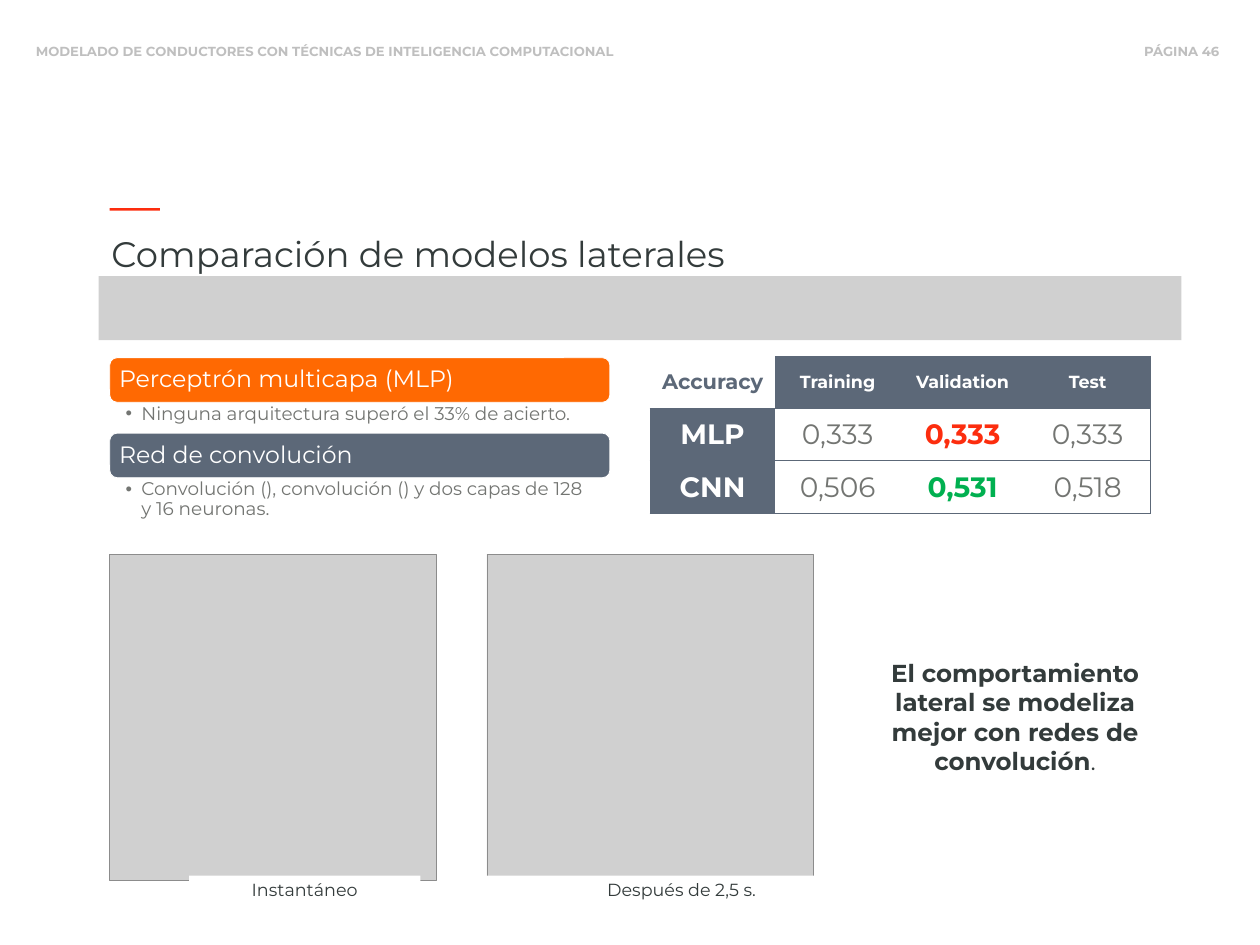
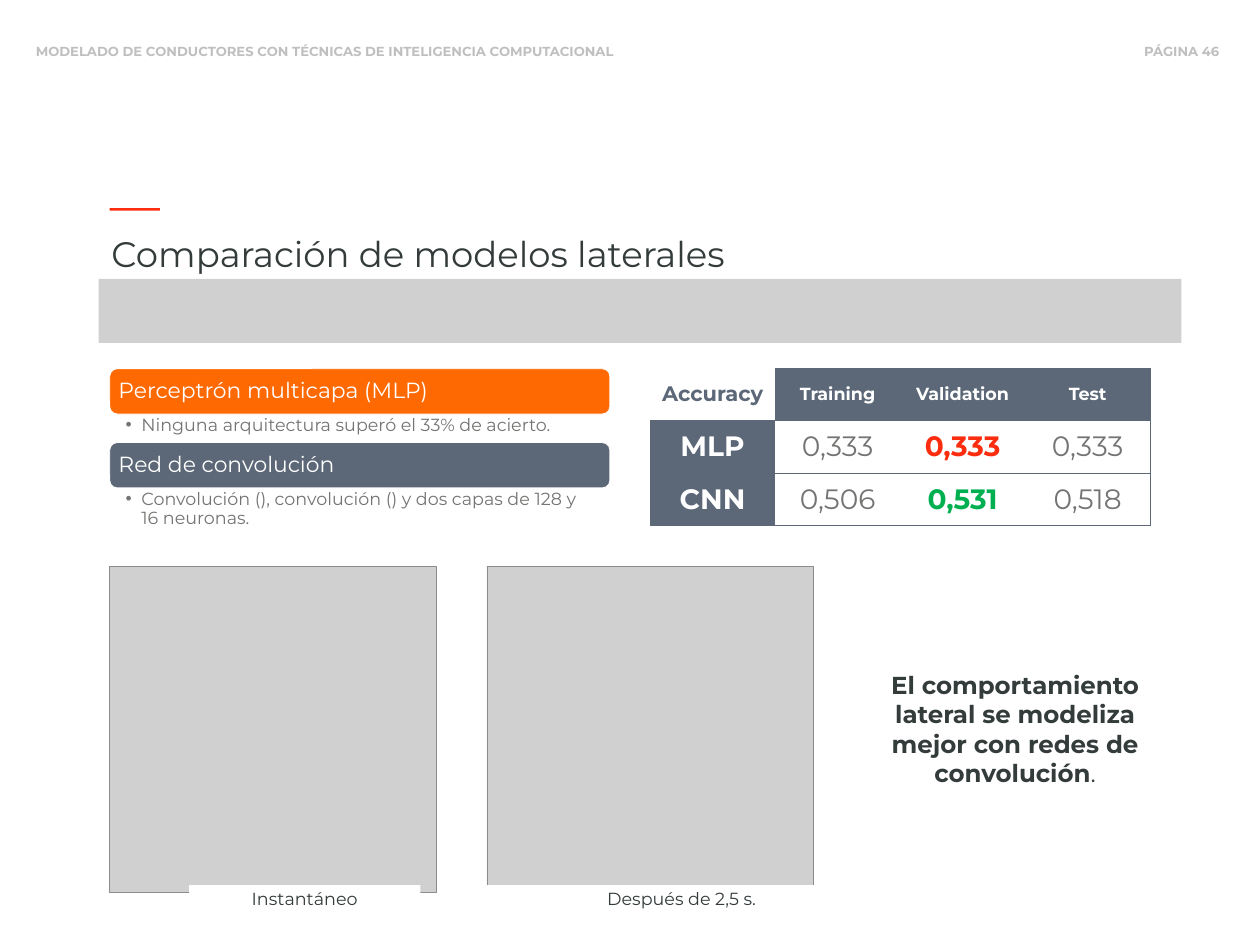
Before and after one commit to blazaid/PhD-Alberto, a slide deck: slide 46 of slides/phd-slides.pptx. Drawn at 1260x945 pixels with LibreOffice and Linux fonts; fonts in the diff are those of the drawing; grey boxes stand for pictures. Boxes give left, top, right and bottom in pixels: in the first picture for what was removed or moved away, otherwise in the second. Text is boxed around its words. In the diff, an @@ line names an element or a change of style, - is before the commit and + after.

```diff
--- a/slides/phd-slides.pptx
+++ b/slides/phd-slides.pptx
@@ 5 texts, 2 rectangles, 2 pictures, 2 rounded rectangles: place and size @@
-5 texts, 2 rectangles, 2 pictures, 2 rounded rectangles at <box>110,358,1139,903</box>
+5 texts, 2 rectangles, 2 pictures, 2 rounded rectangles at <box>110,369,1139,913</box>
@@ text "Perceptrón multicapa (MLP)" at <box>118,381,428,403</box>: size 27 to 25 pt @@
@@ table: place and size @@
-table at <box>650,356,1149,513</box>
+table at <box>650,369,1149,525</box>
@@ text "Ninguna arquitectura superó el 33% ..." at <box>141,418,550,435</box>: size 21 to 20 pt @@
@@ text "Red de convolución" at <box>118,456,335,472</box>: size 27 to 25 pt @@
@@ text "Convolución (), convolución () y ..." at <box>141,492,576,524</box>: size 21 to 20 pt @@
```
Also in this commit, not shown: 32 other slides changed, 4 slides added, 4 slides removed, 1 other file.
